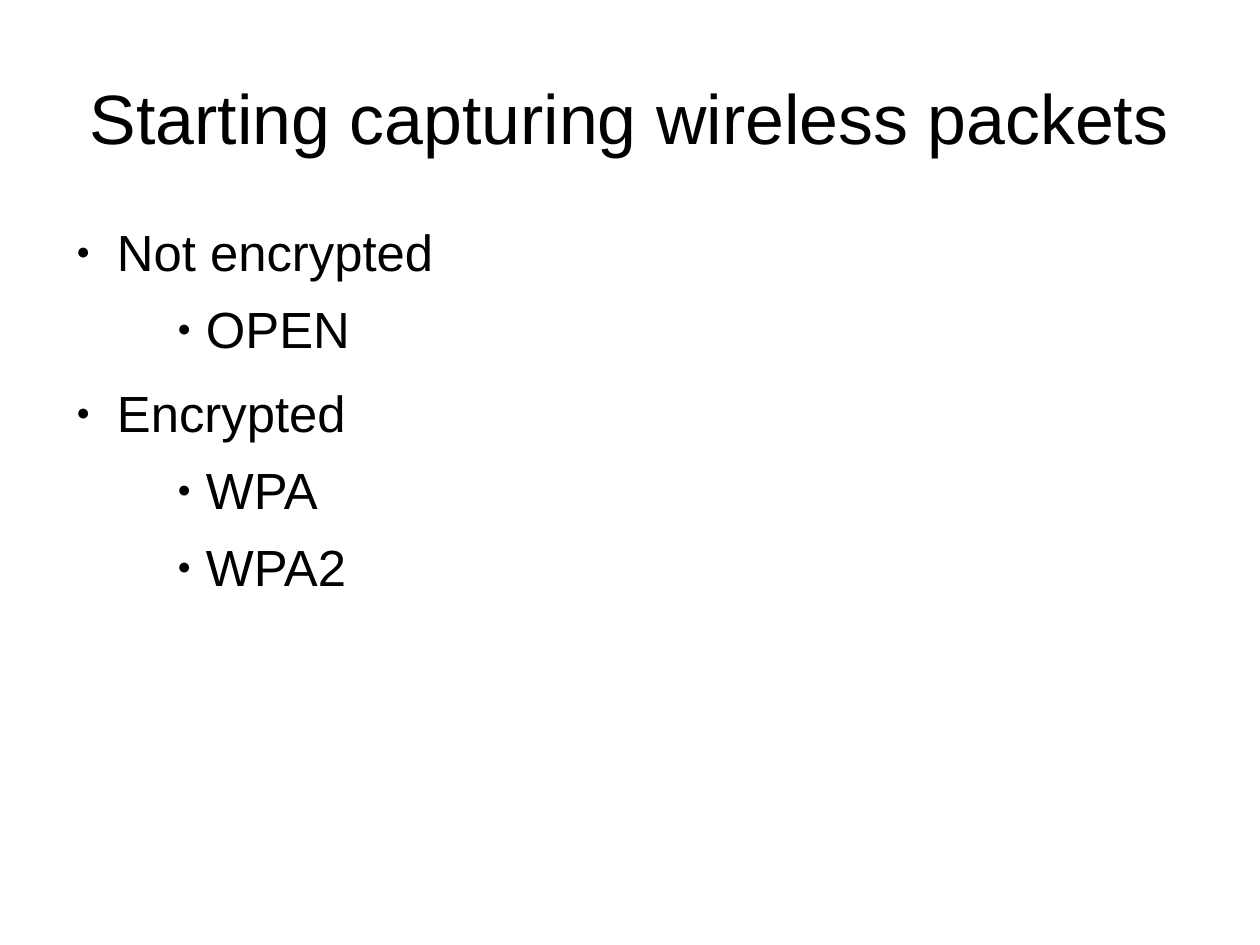
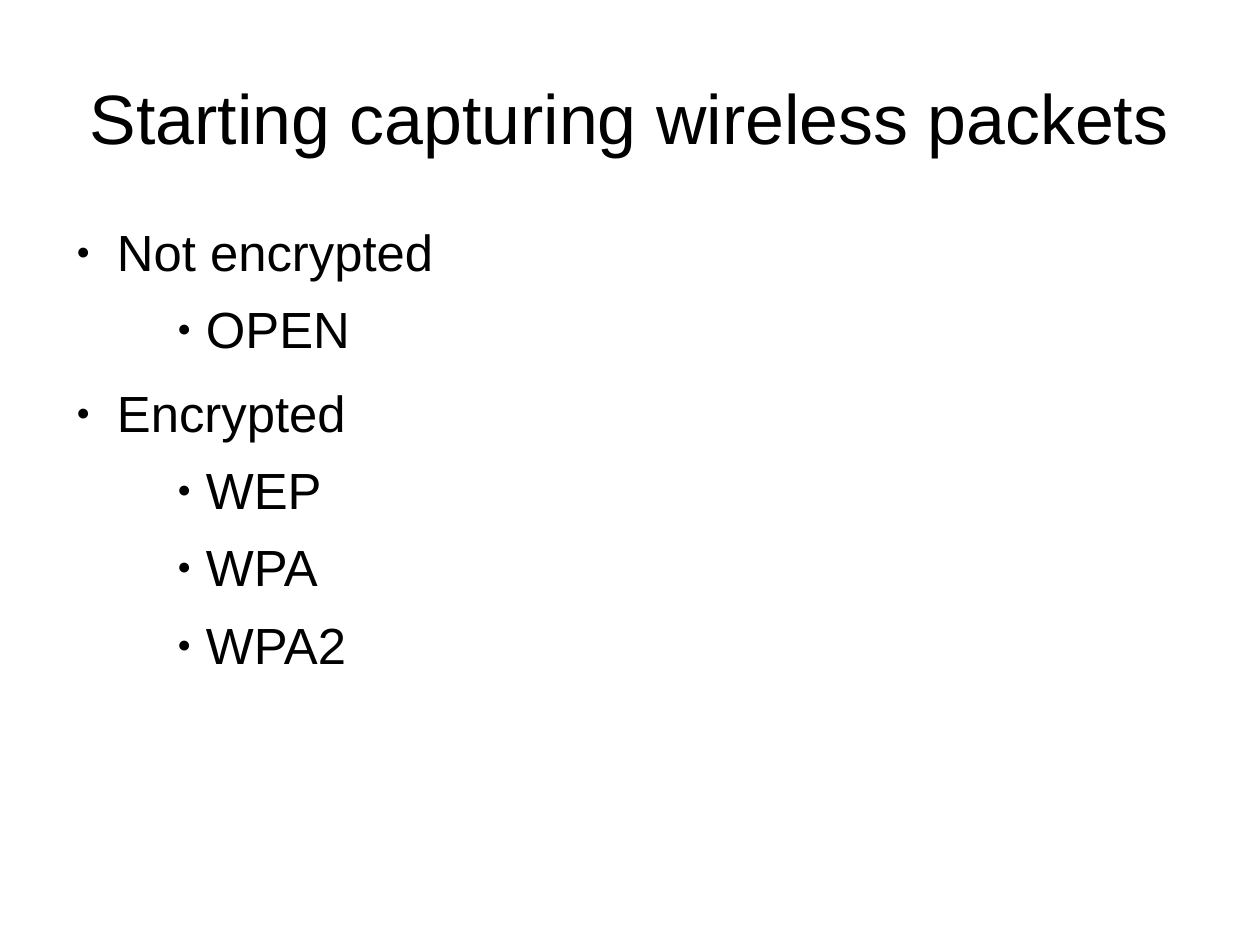
Before and after one commit to sececter/doc, a slide deck: slide 6 of poc2015_wpa_based_packet_decrypt(en).odp. Drawn at 1260x945 pixels with LibreOffice and Linux fonts; fonts in the diff are those of the drawing. Boxes give left, top, right and bottom in pixels: in the first picture for what was removed or moved away, otherwise in the second. Text is boxed around its words. In the diff, an @@ line names an element or a change of style, - is before the commit and + after.

```diff
--- a/poc2015_wpa_based_packet_decrypt(en).odp
+++ b/poc2015_wpa_based_packet_decrypt(en).odp
@@ text at (206, 474, 322, 509): paragraph added @@
+    ● WEP
```
Also in this commit, not shown: 3 other slides changed, 1 other file.
